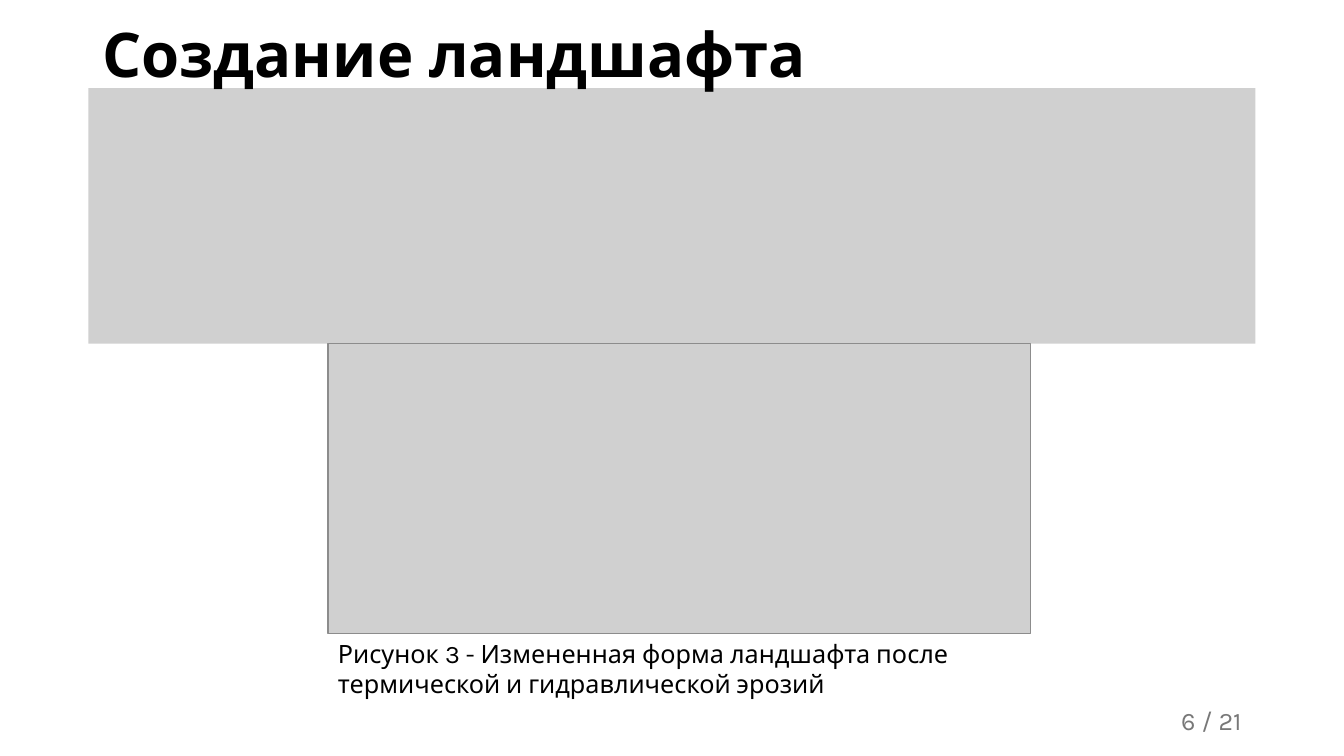
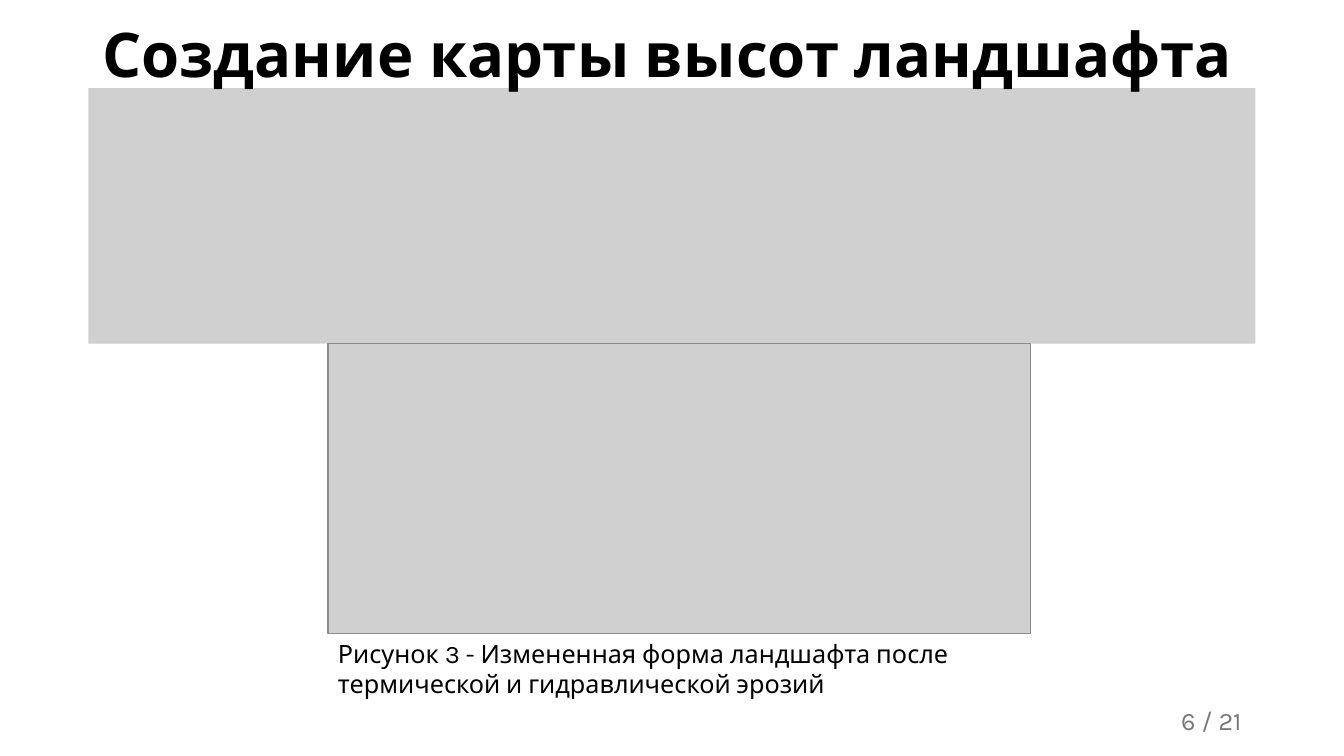
Before and after one commit to Arrolepg/Diploma_work, a slide deck: slide 6 of Diploma/presentation/Kolykhalov_RK6-84B_Diploma.pptx. Drawn at 1344x756 pixels with LibreOffice and Linux fonts; fonts in the diff are those of the drawing; grey boxes stand for pictures. Boxes give left, top, right and bottom in pixels: in the first picture for what was removed or moved away, otherwise in the second. Text is boxed around its words. In the diff, an @@ line names an element or a change of style, - is before the commit and + after.

```diff
--- a/Diploma/presentation/Kolykhalov_RK6-84B_Diploma.pptx
+++ b/Diploma/presentation/Kolykhalov_RK6-84B_Diploma.pptx
@@ text at box(102, 30, 1232, 94): text changed @@
-Создание ландшафта
+Создание карты высот ландшафта
```
Also in this commit, not shown: 3 other slides changed, 1 other file.
